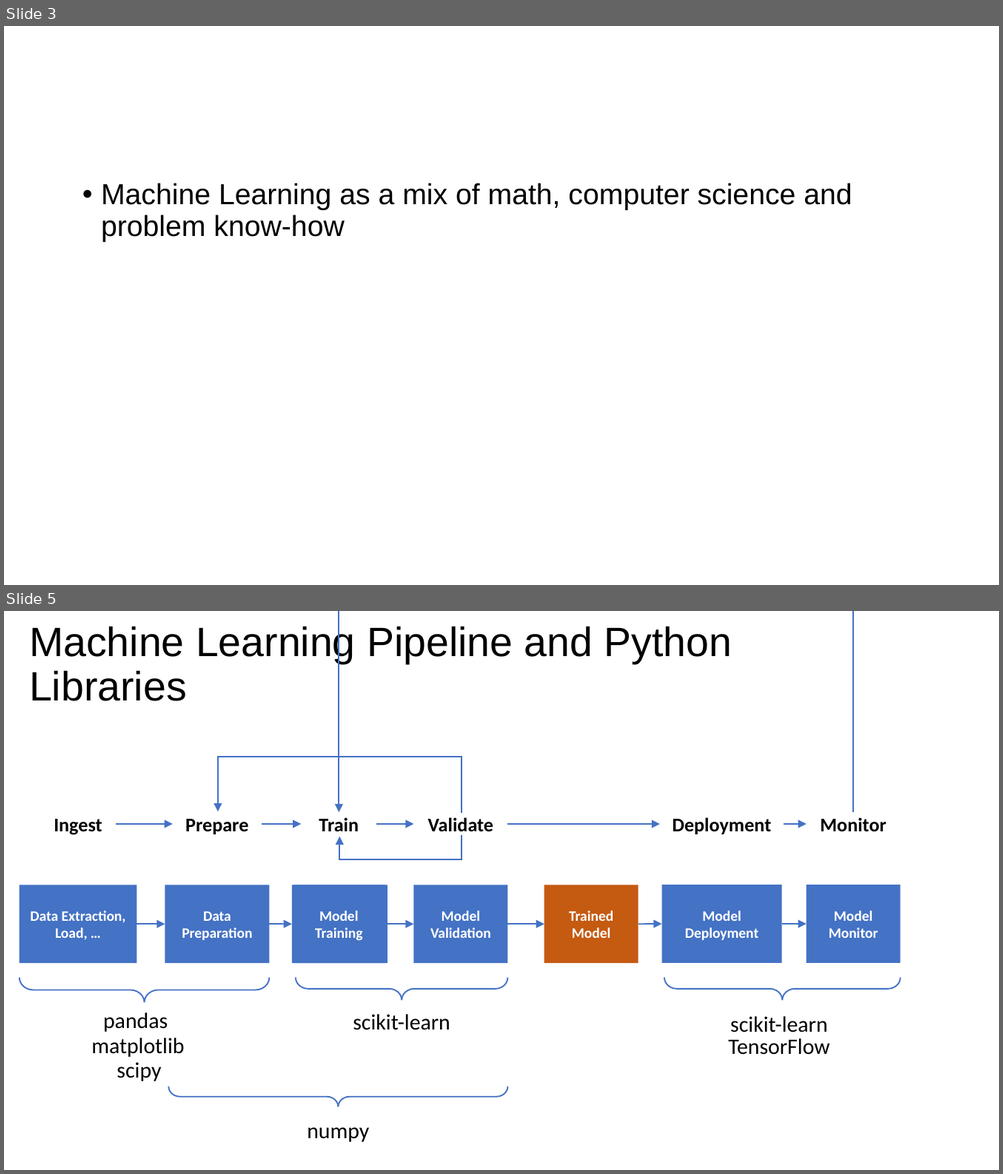
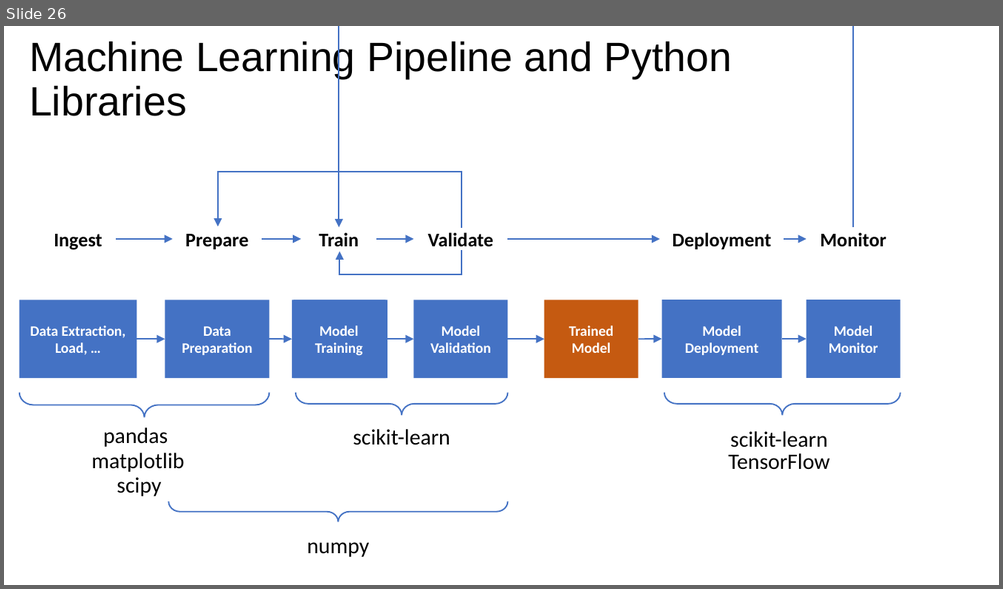
Before and after one commit to toelt-llc/MSCA-ITN-PARENT, a slide deck: DETERMINED2022/Python and scikit-learn/DETERMINED2022-toelt-Introduction Python and Scikit-learn.pptx. Shown one above the other, each under a label of ours: slides 3 and 5 before the commit, slide 26 after it; the slides between them are not shown. The pictures are 1003x1174 and 1003x589 pixels, drawn with LibreOffice and Linux fonts; fonts in the diff are those of the drawing; background and template pictures are left out. Boxes give left, top, right and bottom in pixels: in the first picture for what was removed or moved away, otherwise in the second. Text is boxed around its words. In the diff, an @@ line names an element or a change of style, - is before the commit and + after.

```diff
--- a/DETERMINED2022/Python and scikit-learn/DETERMINED2022-toelt-Introduction Python and Scikit-learn.pptx
+++ b/DETERMINED2022/Python and scikit-learn/DETERMINED2022-toelt-Introduction Python and Scikit-learn.pptx
@@ slide 3 removed at box(4, 26, 999, 585), background #FFFFFF @@
@@ text removed at box(101, 183, 851, 242) @@
-• Machine Learning as a mix of math, computer science and problem know-how
@@ what was slide 5 is now slide 26 @@
```
Also in this commit, not shown: 3 slides changed, 33 slides added, 2 other slides removed, 1 other file.
